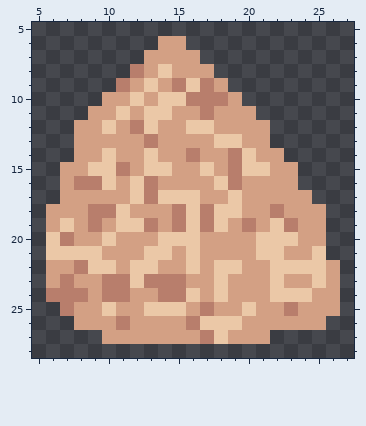
Two states of a pixel-art sprite, src/assets/img/skrynia/sand.png. This is how it looked before the edit.
The file is 512x512 pixels, drawn in blocks of 16x16; one block is one cell here. Shown: x 5..27, y 5..28.
And afterwards:
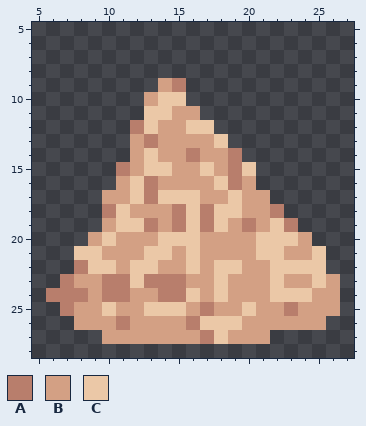
Palette (. is transparent): A #b87e6c  B #d3a084  C #ebc8a7
Changes in this commit:
{"y":6,"x":14,"old":"BB","new":".."}
{"y":7,"x":13,"old":"BBBB","new":"...."}
{"y":8,"x":12,"old":"ABCBBB","new":"......"}
{"y":9,"x":11,"old":"ABC","new":"..."}
{"y":9,"x":16,"old":"CAB","new":"..."}
{"y":10,"x":10,"old":"BBC","new":"..."}
{"y":10,"x":16,"old":"AAAB","new":"...."}
{"y":11,"x":9,"old":"BBCB","new":"...."}
{"y":11,"x":17,"old":"ABBB","new":"...."}
{"y":12,"x":8,"old":"BBCB","new":"...."}
{"y":12,"x":18,"old":"BBBB","new":"...."}
{"y":13,"x":8,"old":"BBBB","new":"...."}
{"y":13,"x":19,"old":"CBB","new":"..."}
{"y":14,"x":8,"old":"BBCB","new":"...."}
{"y":14,"x":20,"old":"CBB","new":"..."}
{"y":15,"x":7,"old":"BBCC","new":"...."}
{"y":15,"x":21,"old":"CBB","new":"..."}
{"y":16,"x":7,"old":"BAAC","new":"...."}
{"y":16,"x":21,"old":"BBB","new":"..."}
{"y":17,"x":7,"old":"BBB","new":"..."}
{"y":17,"x":22,"old":"BBB","new":"..."}
{"y":18,"x":6,"old":"BBBA","new":"...."}
{"y":18,"x":23,"old":"BBB","new":"..."}
{"y":19,"x":6,"old":"BCBA","new":"...."}
{"y":19,"x":24,"old":"BB","new":".."}
{"y":20,"x":6,"old":"CAB","new":"..."}
{"y":20,"x":25,"old":"B","new":"."}
{"y":21,"x":6,"old":"CC","new":".."}
{"y":22,"x":6,"old":"BB","new":".."}
{"y":22,"x":26,"old":"B","new":"."}
{"y":23,"x":6,"old":"B","new":"."}
{"label":"erased","picture_box":[46,36,340,288]}
